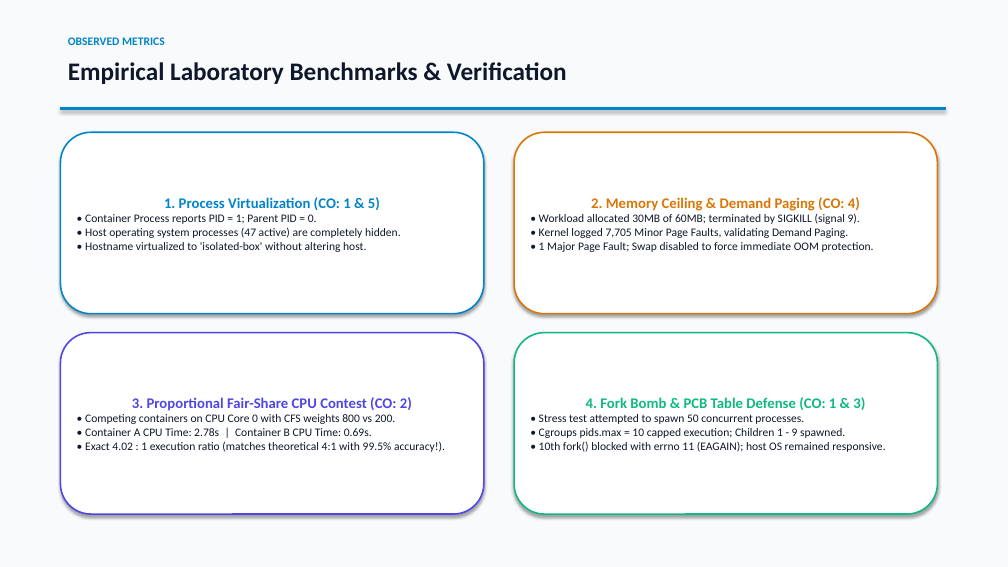
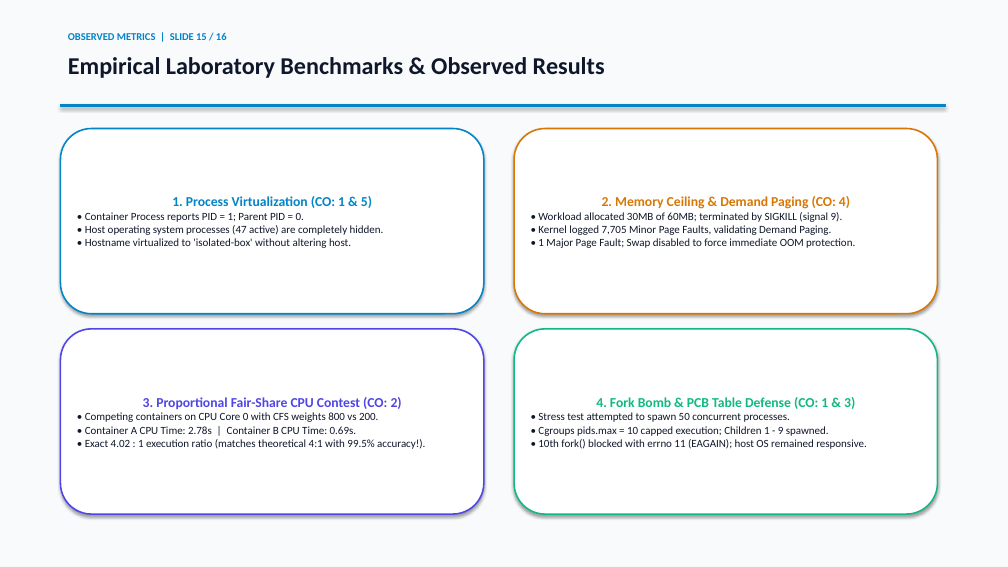
Before and after one commit to THARAKESHA/mini-container, a slide deck: slide 15 of presentation.pptx (slide 7 before the commit). Drawn at 1008x567 pixels with LibreOffice and Linux fonts; fonts in the diff are those of the drawing. Boxes give left, top, right and bottom in pixels: in the first picture for what was removed or moved away, otherwise in the second. Text is boxed around its words. In the diff, an @@ line names an element or a change of style, - is before the commit and + after.

Commit message:
Review: Expand presentation to 16-slide academic deck in bright theme

```diff
--- a/presentation.pptx
+++ b/presentation.pptx
@@ text at [68,57,605,78]: text changed; size 24 to 23 pt @@
-Empirical Laboratory Benchmarks & Verification
+Empirical Laboratory Benchmarks & Observed Results
@@ text at [68,33,227,40]: text changed; size 11 to 10 pt @@
-OBSERVED METRICS
+OBSERVED METRICS | SLIDE 15 / 16
@@ rounded rectangle "1. Process Virtualization (CO: 1 ..." at [60,129,484,314]: size 14 to 13 pt in "1. Process Virtualization (CO: 1 & 5)"; size 11 to 10.5 pt in "• Container Process reports PID = 1; ..." @@
@@ rounded rectangle "2. Memory Ceiling & Demand ..." at [514,129,938,314]: size 14 to 13 pt in "2. Memory Ceiling & Demand Paging (CO: ..."; size 11 to 10.5 pt in "• Workload allocated 30MB of 60MB; terminated ..." @@
@@ rounded rectangle "3. Proportional Fair-Share CPU Contest ...": place and size @@
-rounded rectangle "3. Proportional Fair-Share CPU Contest ..." at [60,333,484,514]
+rounded rectangle "3. Proportional Fair-Share CPU Contest ..." at [60,329,484,514]
@@ rounded rectangle "3. Proportional Fair-Share CPU Contest ..." at [60,329,484,514]: size 14 to 13 pt in "3. Proportional Fair-Share CPU Contest (CO: 2)"; size 11 to 10.5 pt in "• Competing containers on CPU Core 0 ..." @@
@@ rounded rectangle "4. Fork Bomb & PCB ...": place and size @@
-rounded rectangle "4. Fork Bomb & PCB ..." at [514,333,938,514]
+rounded rectangle "4. Fork Bomb & PCB ..." at [514,329,938,514]
@@ rounded rectangle "4. Fork Bomb & PCB ..." at [514,329,938,514]: size 14 to 13 pt in "4. Fork Bomb & PCB Table Defense ..."; size 11 to 10.5 pt in "• Stress test attempted to spawn 50 ..." @@
```
Also in this commit, not shown: 6 other slides changed, 9 slides added, 1 slide removed, 3 other files.
